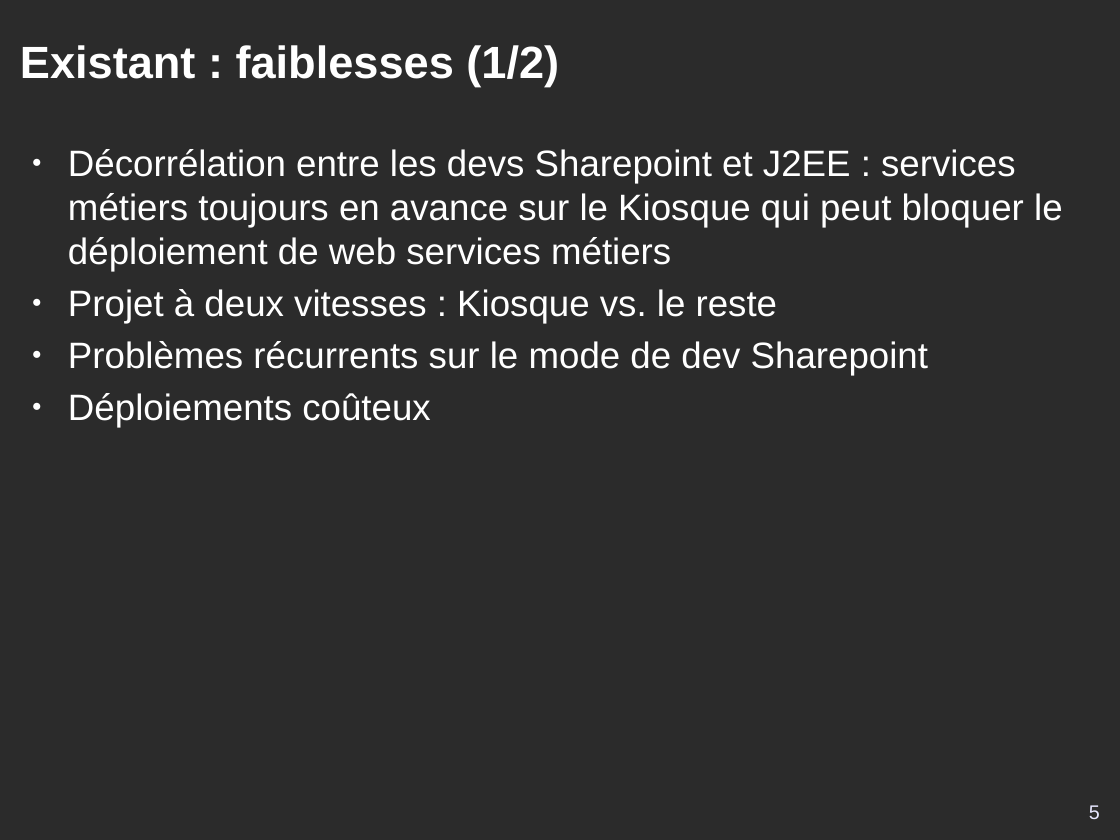
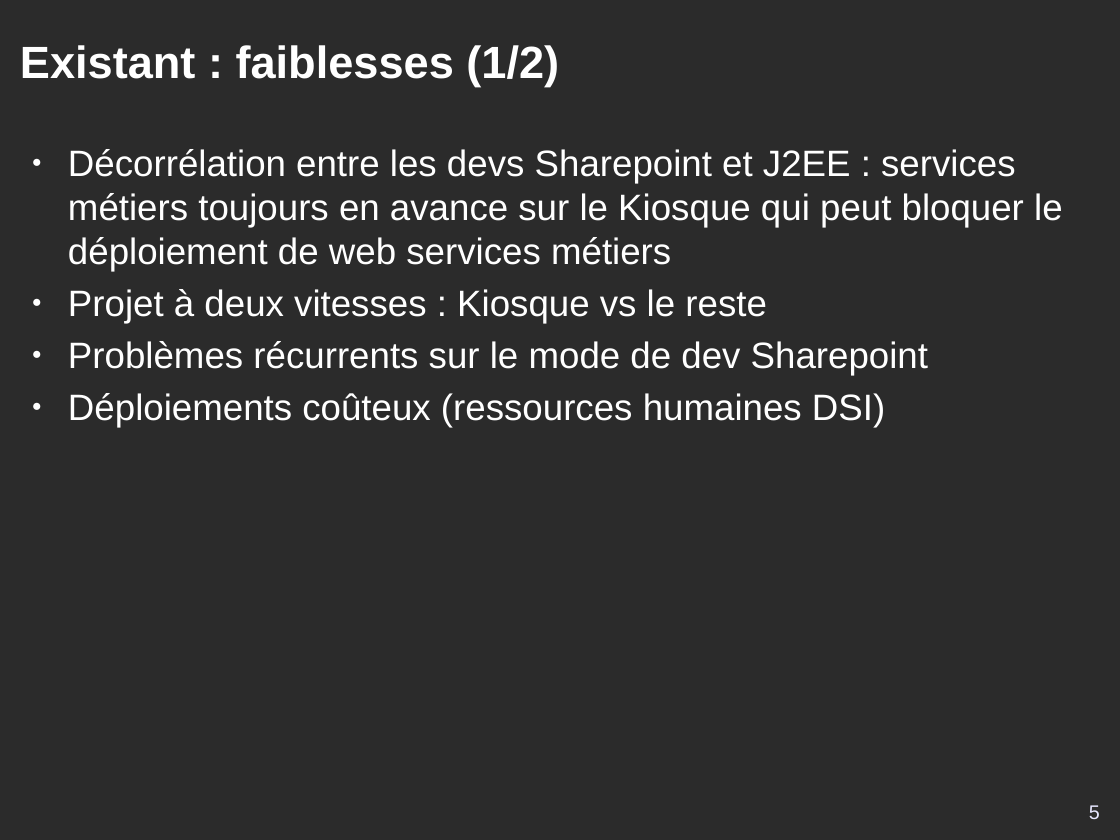
Before and after one commit to DSI-Ville-Noumea/sirh-kiosque-j2ee-old, a slide deck: slide 5 of src/site/resources/Kiosque_RH_J2EE_11021.odp. Drawn at 1120x840 pixels with LibreOffice and Linux fonts; fonts in the diff are those of the drawing; background and template pictures are left out; a plain dark background stands for a picture behind light text. Boxes give left, top, right and bottom in pixels: in the first picture for what was removed or moved away, otherwise in the second. Text is boxed around its words. In the diff, an @@ line names an element or a change of style, - is before the commit and + after.

```diff
--- a/src/site/resources/Kiosque_RH_J2EE_11021.odp
+++ b/src/site/resources/Kiosque_RH_J2EE_11021.odp
@@ text at [68, 289, 766, 323]: text changed @@
-● Projet à deux vitesses : Kiosque vs. le reste
+● Projet à deux vitesses : Kiosque vs le reste
@@ text at [68, 393, 885, 428]: text changed @@
-● Déploiements coûteux
+● Déploiements coûteux (ressources humaines DSI)
```
Also in this commit, not shown: 10 other slides changed.
